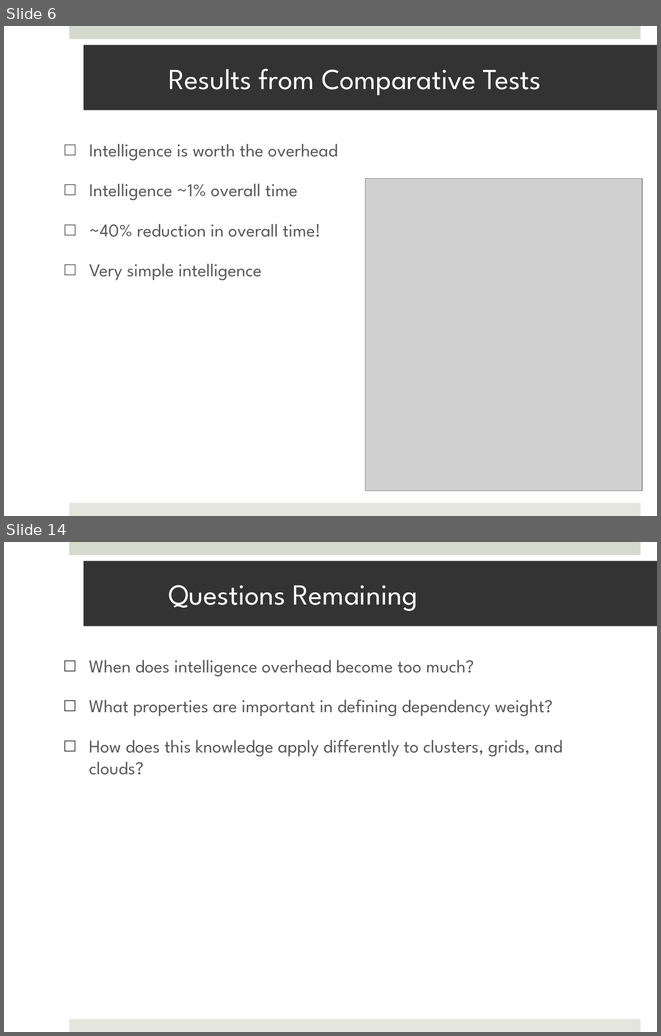
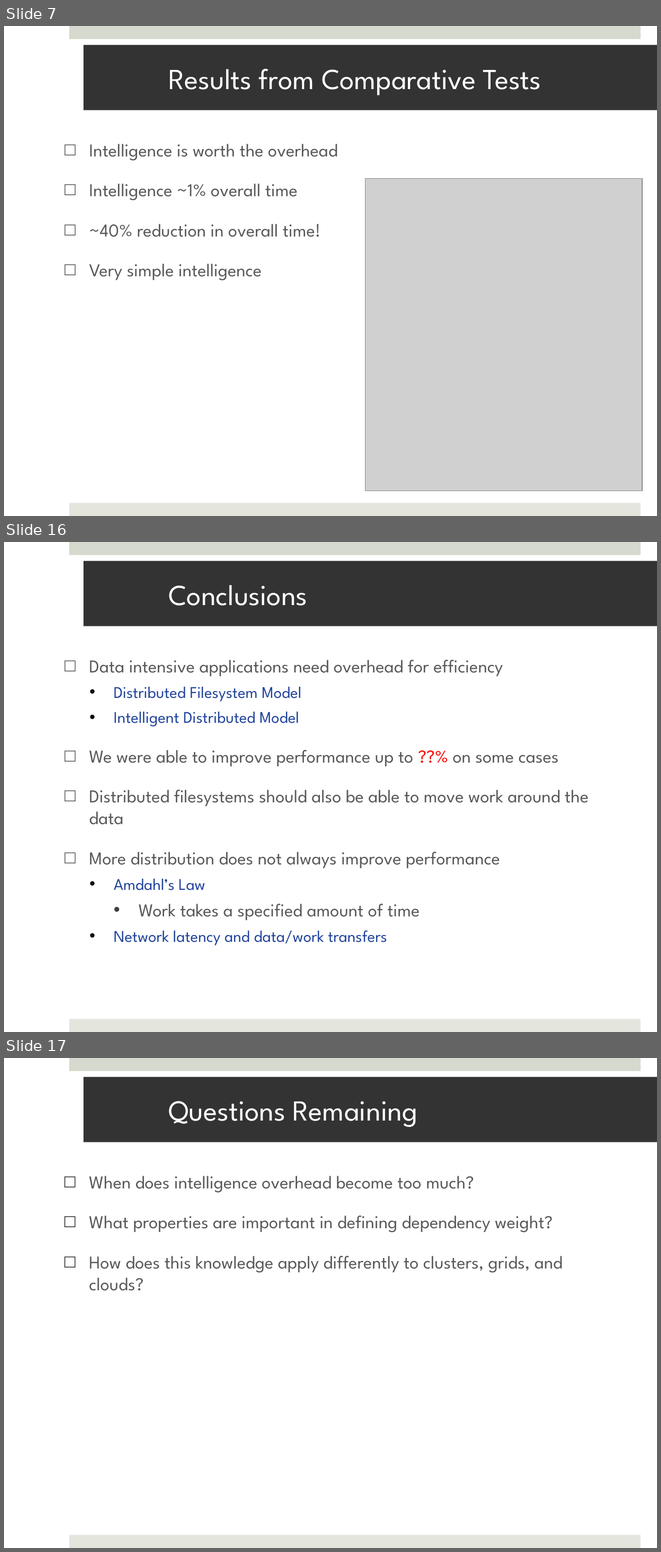
Before and after one commit to saga-project/saga-cpp-legacy-projects, a slide deck: papers/data_intensive/eScience09/RoyalSocietyPresentation.pptx. Shown one above the other, each under a label of ours: slides 6 and 14 before the commit, slides 7, 16 and 17 after it; the slides between them are not shown. The pictures are 661x1036 and 661x1552 pixels, drawn with LibreOffice and Linux fonts; fonts in the diff are those of the drawing; grey boxes stand for pictures; background and template pictures are left out. Boxes give left, top, right and bottom in pixels: in the first picture for what was removed or moved away, otherwise in the second. Text is boxed around its words. In the diff, an @@ line names an element or a change of style, - is before the commit and + after.

```diff
--- a/papers/data_intensive/eScience09/RoyalSocietyPresentation.pptx
+++ b/papers/data_intensive/eScience09/RoyalSocietyPresentation.pptx
@@ slide 16 added at [4, 542, 657, 1032], background #FFFFFF; not listed: 2 template elements that a slide beside it also shows @@
@@ title added at [84, 561, 657, 626], fill #333333, 32 pt, text #FFFFFF @@
+Conclusions
@@ text added at [89, 660, 589, 945], 20 pt, text #595959 @@
+□ Data intensive applications need overhead for efficiency
+  • Distributed Filesystem Model
+  • Intelligent Distributed Model
+□ We were able to improve performance up to ??% on some cases
+□ Distributed filesystems should also be able to move work around the data
+□ More distribution does not always improve performance
+  • Amdahl’s Law
+    • Work takes a specified amount of time
+  • Network latency and data/work transfers
@@ what was slide 6 is now slide 7 @@
@@ what was slide 14 is now slide 17 @@
```
Also in this commit, not shown: 8 slides changed, 4 other slides added, 2 slides removed, 1 other file.
